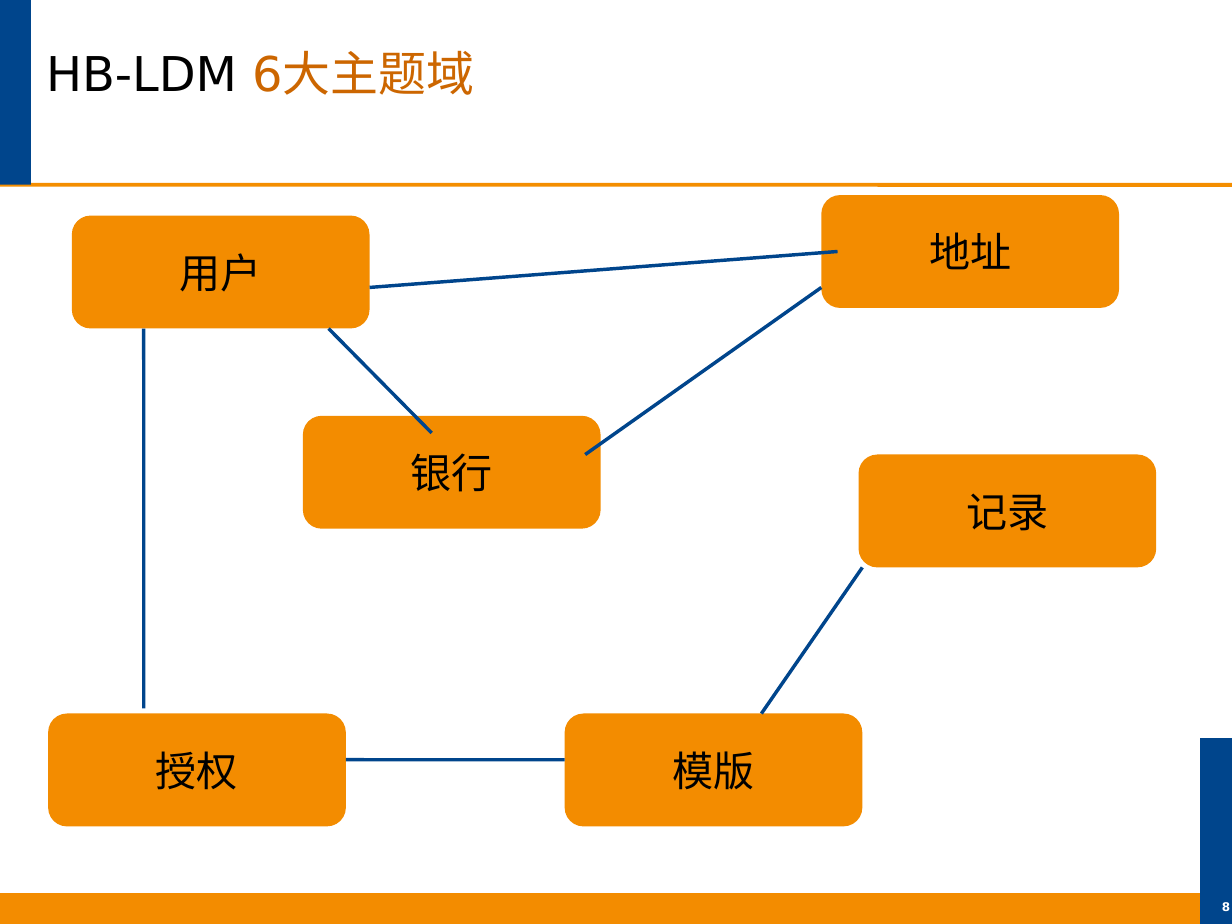
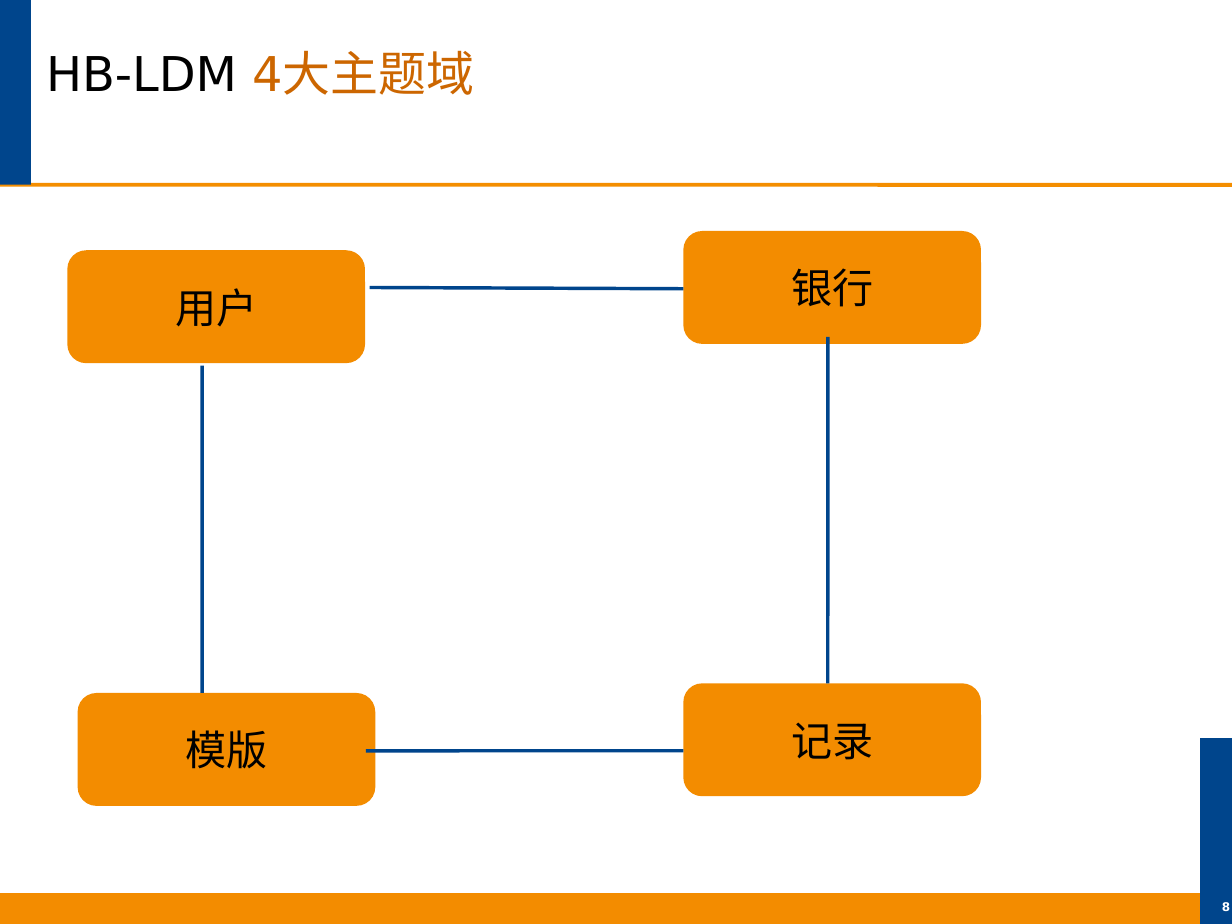
Before and after one commit to bici-liping/liping, a slide deck: slide 8 of HealthBank-LDM.PPT. Drawn at 1232x924 pixels with LibreOffice and Linux fonts; fonts in the diff are those of the drawing; background and template pictures are left out. Boxes give left, top, right and bottom in pixels: in the first picture for what was removed or moved away, otherwise in the second. Text is boxed around its words. In the diff, an @@ line names an element or a change of style, - is before the commit and + after.

```diff
--- a/HealthBank-LDM.PPT
+++ b/HealthBank-LDM.PPT
@@ title at (46, 52, 474, 95): text changed @@
-HB-LDM 6大主题域
+HB-LDM 4大主题域
@@ rounded rectangle removed at (822, 195, 1120, 308) @@
-地址
@@ rounded rectangle "银行": place and size @@
-rounded rectangle "银行" at (303, 416, 601, 530)
+rounded rectangle "银行" at (684, 232, 982, 345)
@@ rounded rectangle "用户": place and size @@
-rounded rectangle "用户" at (71, 216, 370, 329)
+rounded rectangle "用户" at (68, 250, 366, 363)
@@ line moved from (370, 287) - (838, 251) to (370, 287) - (684, 288) @@
@@ line removed from (585, 455) to (822, 287) @@
@@ line removed from (329, 329) to (431, 432) @@
@@ line added from (828, 684) to (828, 336), #00458C 2.01 pt @@
@@ line moved from (144, 329) - (144, 708) to (202, 692) - (202, 366) @@
@@ line removed from (862, 568) to (761, 713) @@
@@ rounded rectangle "记录": place and size @@
-rounded rectangle "记录" at (859, 455, 1157, 568)
+rounded rectangle "记录" at (684, 684, 982, 797)
@@ rounded rectangle removed at (48, 713, 346, 827) @@
-授权
@@ rounded rectangle "模版": place and size @@
-rounded rectangle "模版" at (564, 713, 862, 827)
+rounded rectangle "模版" at (78, 694, 376, 807)
@@ line moved from (346, 760) - (564, 760) to (684, 750) - (366, 750) @@
```
Also in this commit, not shown: 6 other slides changed, 4 slides added, 1 other file.
